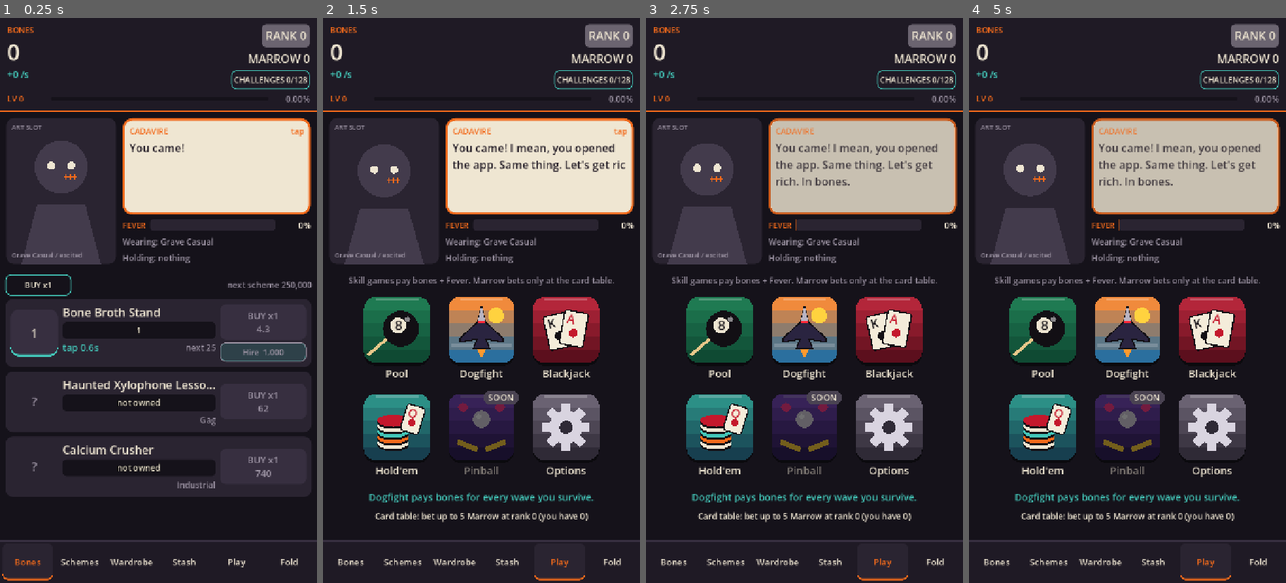
Above: before the commit, frames 1-4 (left to right).
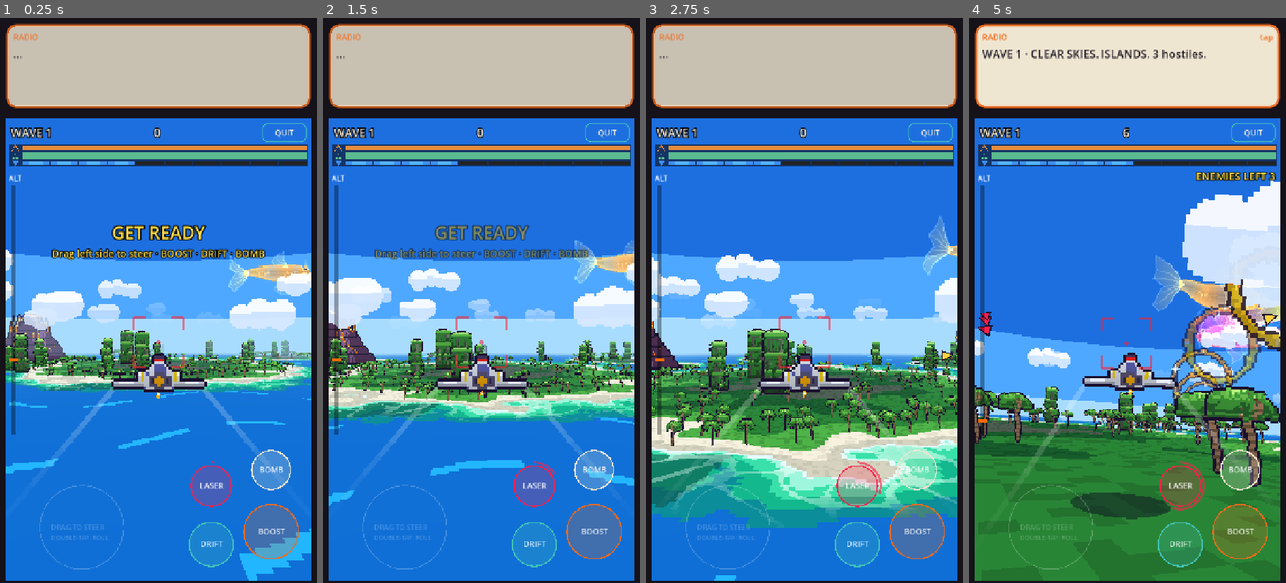
Above: after the commit, the same moments.

Repository: MetaRidley-jpg/Cadbeta
Game: Godot game, scene res://scenes/main.tscn
Same seed, same stepped clock (60 frames per second), same inputs: the game is played once before the commit and once after it.
Inputs (mouse positions are in pixels of both pictures, inside the frame that each line leads up to):
- Up to frame 1 (0.25 s): no input
- Up to frame 2 (1.5 s): click (560, 560) at 0.5 s, where only the run before the commit has a clickable "Play"; click (560, 560) at 1.25 s, where only the run before the commit has a clickable "Play"
- Up to frame 3 (2.75 s): tap Enter at 2 s; drag from (861, 164) to (836, 176) at 2.02 s
- Up to frame 4 (5 s): drag from (1064, 328) to (1111, 413) at 2.77 s; move the mouse to (1159, 176) at 3.52 s; hold D 3.53-4.25 s; hold Q 3.53-4.25 s; drag from (1111, 413) to (1032, 215) at 4.27 s

The runs differ from the first frame. In frame 1, 93% of the frame differs, in the area x 0-100%, y 1-100%; in frame 2, 92%; in frame 3, 92%; in frame 4, 92%.

Commit message:
Dogfight focus: Cadavire disconnected (not deleted), text box = RADIO, app boots into the dogfight, FLY AGAIN
Co-Authored-By: Claude Opus 5.5 <noreply@anthropic.com>
Claude-Session: https://claude.ai/code/session_01WbAjRkFMxqQobwk5BeMh4j

Diff:
--- a/scripts/dialogue_box.gd
+++ b/scripts/dialogue_box.gd
@@ -43,11 +43,21 @@
 
 func _ready() -> void:
 	Game.say.connect(_on_say)
+	Game.radio.connect(_on_radio)
+	if not Game.cadavire_on:
+		var np := get_node_or_null("VBox/Head/NamePlate") as Label
+		if np:
+			np.text = "RADIO"
 	gui_input.connect(_on_gui_input)
 	_set_dim(true)
 
+func _on_radio(text: String) -> void:
+	if locked:
+		return
+	show_line({"t": text, "e": "", "key": "radio"}, 2)
+
 func _on_say(category: String, priority: int) -> void:
-	if locked:
+	if locked or not Game.cadavire_on:     # disconnected (T): the box carries dogfight radio
 		return
 	var line := Lines.pick(category)
 	if line.is_empty():
--- a/scripts/dogfight/df_game.gd
+++ b/scripts/dogfight/df_game.gd
@@ -370,8 +370,15 @@
 		Engine.time_scale = 1.0
 		_slowmo_until = 0
 
+var _radio_zone := -1
 func sim_step(dt: float) -> void:
 	sim_time += dt
+	if demo == "" and state in ["wave", "break"]:       # radio: zone changes (T: the text box carries the dogfight)
+		var zn := DfWorld.zone_of(player.position)
+		if zn != _radio_zone:
+			if _radio_zone >= 0:
+				Game.radio_say("ENTERING %s." % DfWorld.ZONE_NAMES[zn])
+			_radio_zone = zn
 	if debug_crash_at > 0.0 and sim_time >= debug_crash_at and state == "wave":
 		debug_crash_at = -1.0
 		player.hp = 0.0
@@ -1495,6 +1502,8 @@
 
 # ---------------------------------------------------------------- cyan laser
 func _supercharge() -> void:
+	if demo == "":
+		Game.radio_say("COURSE CLEAR. Laser supercharged: cyan chain ready.")
 	cyan_laser = true
 	laser_charge = 1.0
 	score += 500.0
@@ -1966,6 +1975,8 @@
 		_spawn_ship()
 	state = "wave"
 	_show_msg(_wave_def.title, 2.5)
+	if demo == "":
+		Game.radio_say("%s. %s. %d hostiles." % [_wave_def.title, DfWorld.ZONE_NAMES[DfWorld.zone_of(player.position)], int(_wave_def.fighters) + int(_wave_def.kamikaze)])
 	if _wave_def.say != "":
 		Game.say.emit(_wave_def.say, 2)
 	if _wave_def.get("boss", false):
--- a/scripts/game.gd
+++ b/scripts/game.gd
@@ -11,6 +11,16 @@
 signal inventory_changed
 signal rank_changed(rank: int)
 signal say(category: String, priority: int)
+## T (2026-11-28): "For now remove cadavire and focus on dogfight. Don't delete just disconnect
+## and redirect" / "Text box space will still be used". Cadavire's lines and portrait are OFF
+## (nothing deleted: set cadavire_on = true to bring her back). The text box shows dogfight
+## RADIO text instead (Game.radio_say), and the app boots into the dogfight (main.gd).
+var cadavire_on := false
+var dogfight_focus := true
+signal radio(text: String)
+
+func radio_say(text: String) -> void:
+	radio.emit(text)
 signal taste_test(i: int, quality: int, eaten: float)
 signal floating(text: String, i: int)          # i = building index, -1 = top bar
 signal offline_earned(amount: float, seconds: float)
--- a/scripts/main.gd
+++ b/scripts/main.gd
@@ -82,7 +82,15 @@
 		Game.say.emit("hello", 3)
 	get_viewport().size_changed.connect(_apply_safe_area)
 	_apply_safe_area()
+	%Portrait.visible = Game.cadavire_on           # disconnected, not deleted (T)
+	var fever_row := get_node_or_null("Root/Stage/HBox/StageRight/FeverRow") as Control
+	if fever_row:
+		fever_row.visible = Game.cadavire_on       # her Fever meter: off with her
 	_debug_setup()
+	# T: focus on the dogfight. As the real start scene (not inside a test), boot straight
+	# into it; --tycoon skips this (screenshots of the old screens).
+	if Game.dogfight_focus and get_tree().current_scene == self and not OS.get_cmdline_user_args().has("--tycoon") and not in_minigame:
+		start_dogfight.call_deferred()
 
 func _connect_signals() -> void:
 	%DialogueBox.line_started.connect(%Portrait.set_expression)
@@ -721,11 +729,14 @@
 func _on_dogfight_finished(result_text: String) -> void:
 	%PopupTitle.text = "Dogfight over"
 	%PopupText.text = result_text
-	%PopupButton.text = "BACK"
+	%PopupButton.text = "FLY AGAIN" if Game.dogfight_focus else "BACK"
 	_popup_action = func():
 		%DogfightPage.stop()
 		set_minigame_mode(false)
-		show_page(PAGE_PLAY)
+		if Game.dogfight_focus:            # redirect: the dogfight is the whole game for now (T)
+			start_dogfight()
+		else:
+			show_page(PAGE_PLAY)
 	%PopupLayer.show()
 
 func _on_pool_finished(won: bool, result_text: String) -> void:
--- a/tests/dogfight_test.gd
+++ b/tests/dogfight_test.gd
@@ -678,9 +678,21 @@
 	check(df.state == "over", "crash leads to the end screen")
 	check(main.get_node("%PopupLayer").visible, "result popup")
 	check(not Game.minigame_active, "minigame flag cleared")
+	check(main.get_node("%PopupButton").text == "FLY AGAIN", "focus mode: the end popup offers FLY AGAIN")
 	main.get_node("%PopupButton").pressed.emit()
 	await get_tree().process_frame
-	check(not main.in_minigame and Engine.time_scale == 1.0, "BACK restores the screen and time scale")
+	check(main.in_minigame and df.state != "over" and Engine.time_scale == 1.0, "FLY AGAIN restarts the dogfight (T: focus on dogfight)")
+	# the old path still works with the focus off (disconnected, not deleted)
+	Game.dogfight_focus = false
+	df.player.hp = 0.0
+	df._crash()
+	for k in 120:
+		df.sim_step(1.0 / 30.0)
+	main.get_node("%PopupButton").pressed.emit()
+	await get_tree().process_frame
+	check(not main.in_minigame and Engine.time_scale == 1.0, "focus off: BACK restores the screen and time scale")
+	Game.dogfight_focus = true
+	check(not main.get_node("%Portrait").visible, "Cadavire's portrait is disconnected (hidden, not deleted)")
 
 	# ---------------- full autopilot matches
 	var results: Array = []
Not shown, changed: CLAUDE.md
Not shown, changed: docs/build-log.md
Not shown, changed: docs/todo.md
